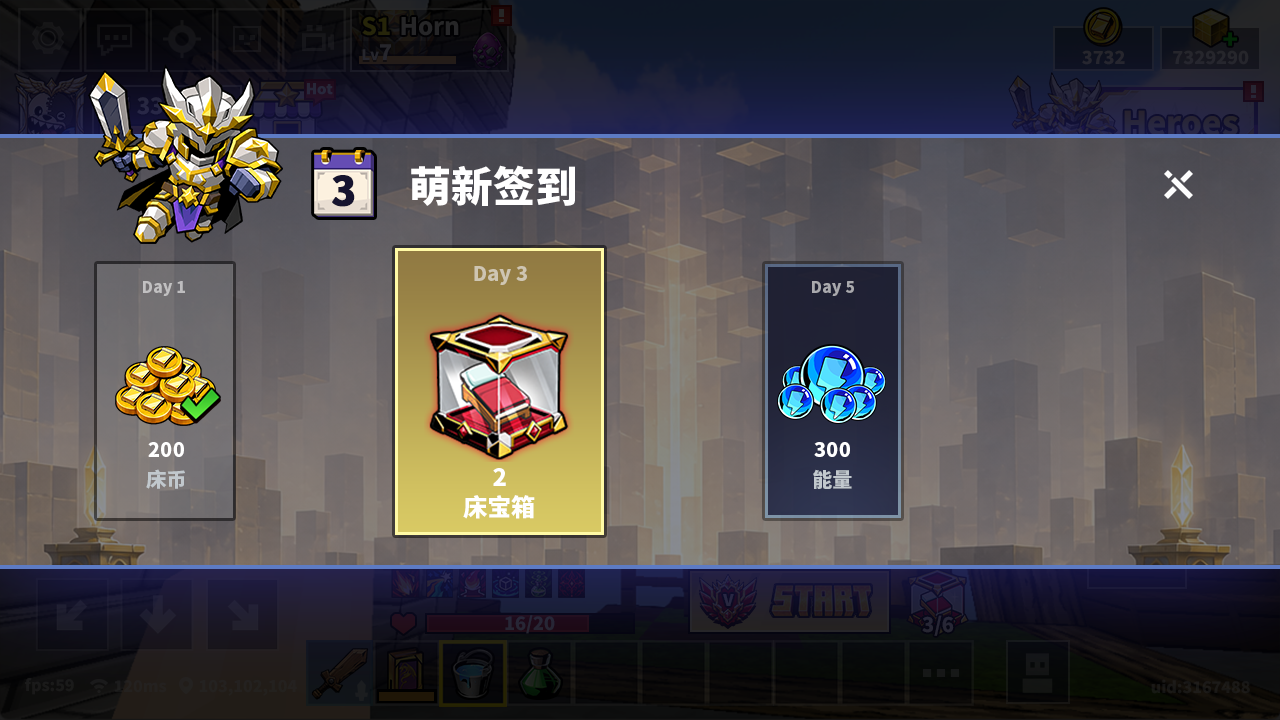
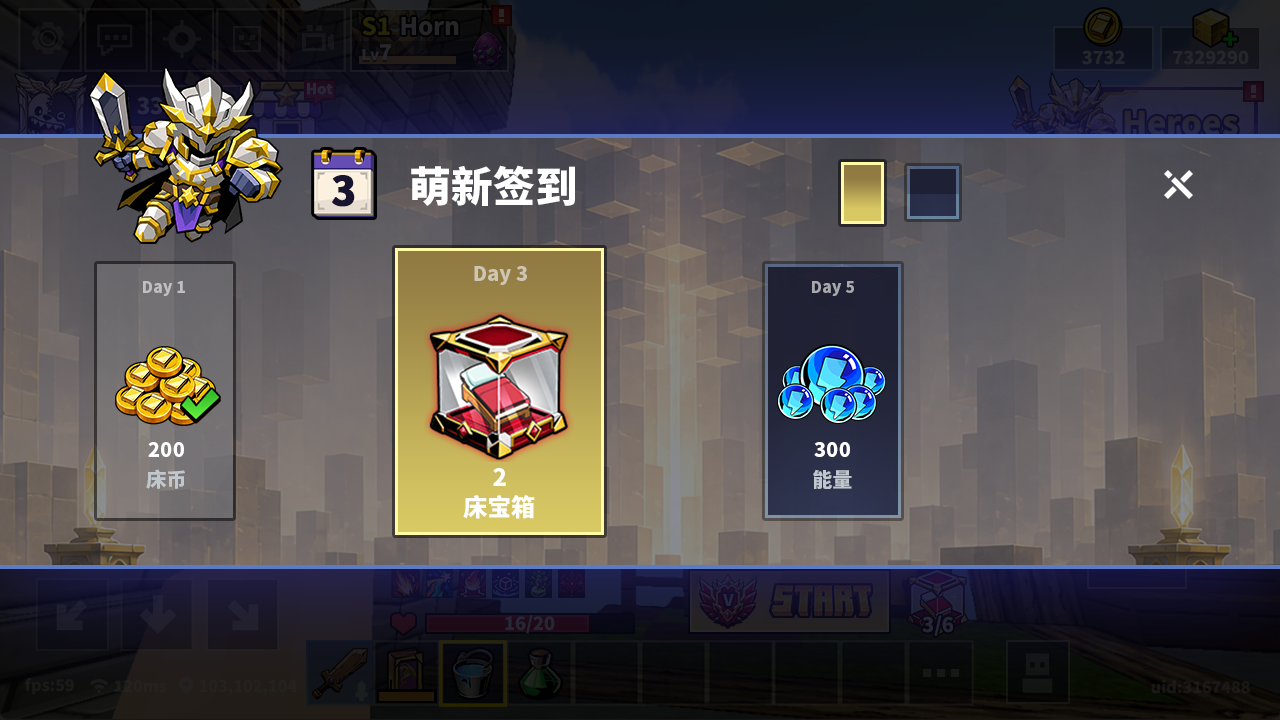
Before/after of a 1280x720 layered artwork. What changed in the layer stack:
added group "9" with 2 layers above "root" over bbox(838, 159, 962, 227)
added layer "黄色底" (1st of 2, in "9") in group "9" over bbox(838, 159, 887, 227)
added layer "蓝色底" (1st of 2, in "9") in group "9" over bbox(904, 163, 962, 222)
